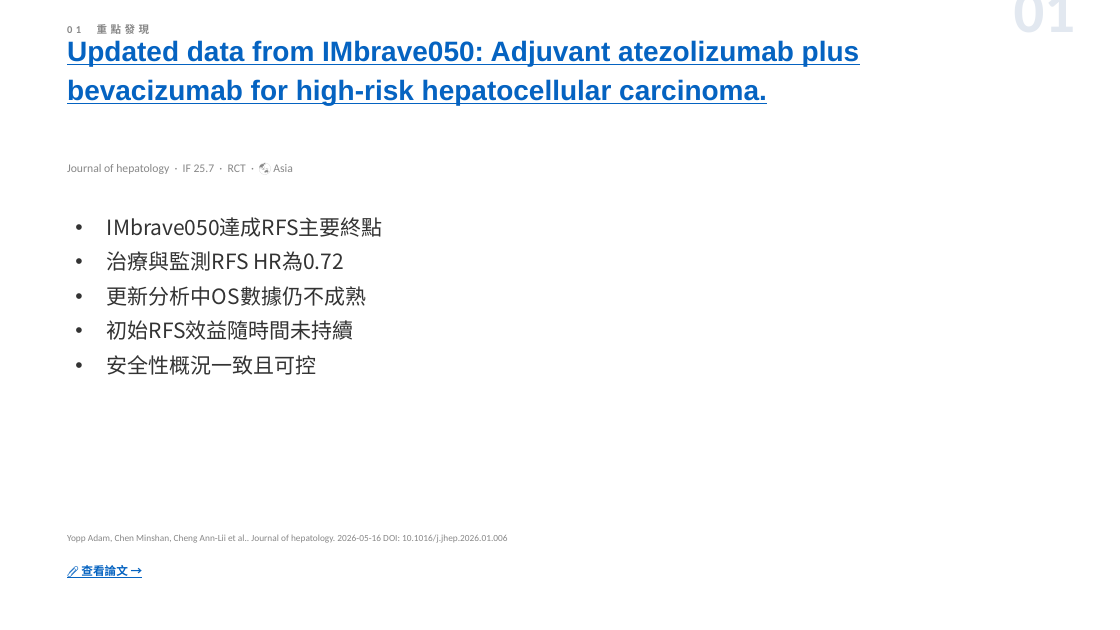
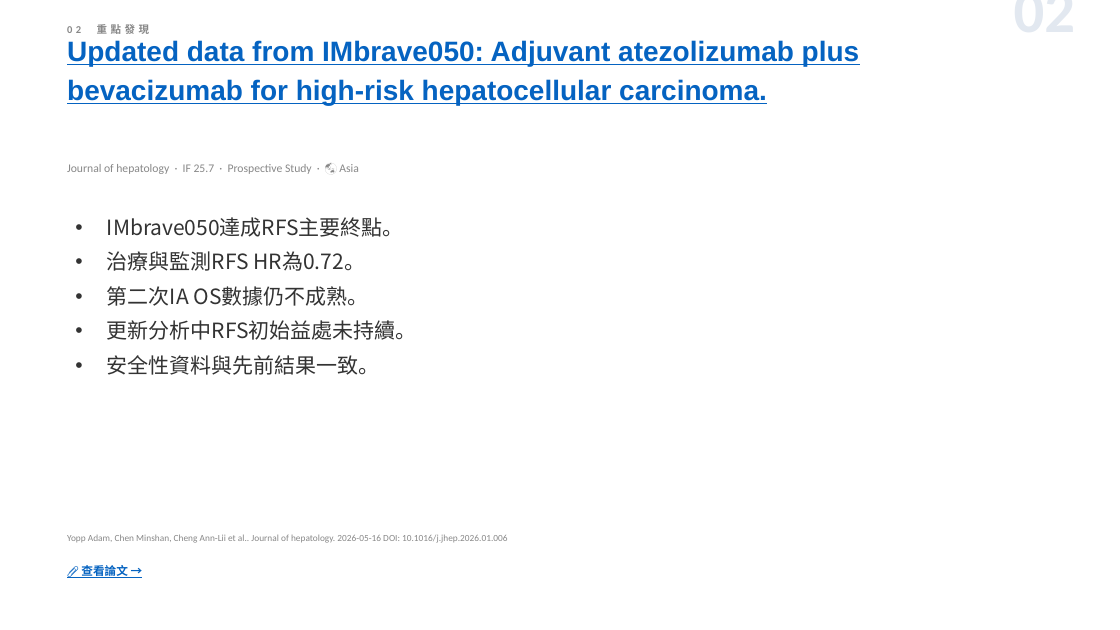
Before and after one commit to jejenhu-maker/hcc-weekly-digest, a slide deck: slide 4 of docs/digest-zh.pptx (slide 3 before the commit). Drawn at 1120x630 pixels with LibreOffice and Linux fonts; fonts in the diff are those of the drawing. Boxes give left, top, right and bottom in pixels: in the first picture for what was removed or moved away, otherwise in the second. Text is boxed around its words. In the diff, an @@ line names an element or a change of style, - is before the commit and + after.

```diff
--- a/docs/digest-zh.pptx
+++ b/docs/digest-zh.pptx
@@ text at (840, 8, 1075, 8): text changed @@
-01
+02
@@ text at (67, 164, 359, 174): text changed @@
-Journal of hepatology · IF 25.7 · RCT · 🌏 Asia
+Journal of hepatology · IF 25.7 · Prospective Study · 🌏 Asia
@@ text at (107, 217, 417, 375): text changed @@
-• IMbrave050達成RFS主要終點
-• 治療與監測RFS HR為0.72
-• 更新分析中OS數據仍不成熟
-• 初始RFS效益隨時間未持續
-• 安全性概況一致且可控
+• IMbrave050達成RFS主要終點。
+• 治療與監測RFS HR為0.72。
+• 第二次IA OS數據仍不成熟。
+• 更新分析中RFS初始益處未持續。
+• 安全性資料與先前結果一致。
```
Also in this commit, not shown: 12 other slides changed, 1 slide added, 1 slide removed, 2 other files.
